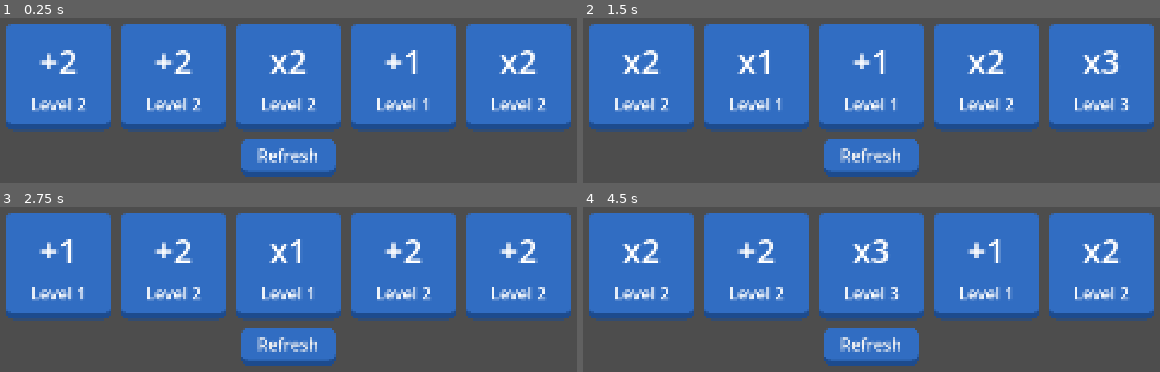
Above: before the commit, frames 1-4 (two rows, left to right).
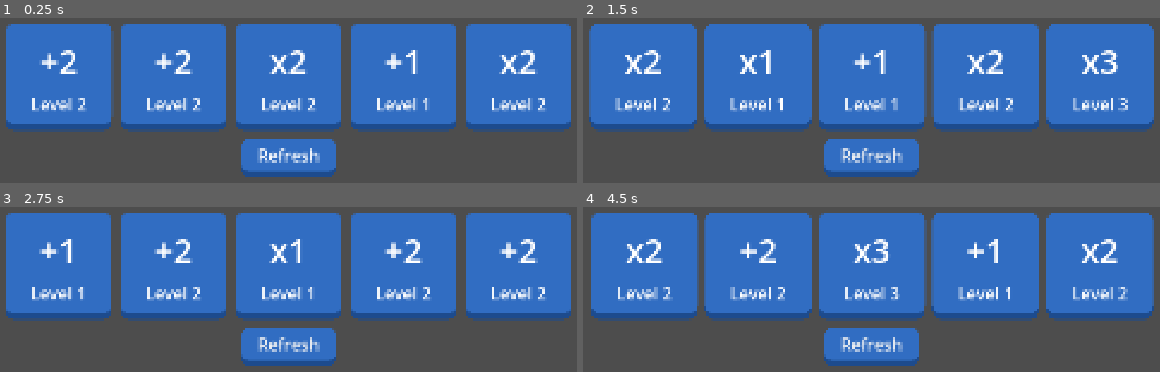
Above: after the commit, the same moments.

Repository: billyhawkes/card-game
Game: Godot game, scene res://scenes/game.tscn
The game is run twice, just before and just after one commit, with the same random seed, the same clock (stepped at 60 frames per second) and the same inputs.
Inputs (mouse positions are in pixels of both pictures, inside the frame that each line leads up to):
- Up to frame 1 (0.25 s): no input
- Up to frame 2 (1.5 s): click "Refresh" at 0.5 s; click "Refresh" at 1.25 s
- Up to frame 3 (2.75 s): click "Refresh" at 2 s
- Up to frame 4 (4.5 s): tap Enter at 2.75, 4.25 s; move the mouse to (1044, 266) at 2.77 s; press the mouse at (1044, 266) at 2.78 s; tap Space at 3.5 s; move the mouse to (709, 310) at 3.52 s; release the mouse at (709, 310) at 3.53 s; click (709, 310) at 3.6 s; move the mouse to (outside the picture) at 4.27 s; press the mouse at (outside the picture) at 4.28 s

The runs differ from the first frame. In frame 1, 1.0% of the frame differs, in the area x 1-59%, y 4-88%; in frame 2, 5.4%; in frame 3, 0.3%; in frame 4, 6.4%, in the area x 1-99%, y 3-88%.

Commit message:
feat: hand reordering (closes #1)

Diff:
--- /dev/null
+++ b/example.tscn
@@ -0,0 +1,191 @@
+[gd_scene load_steps=3 format=3 uid="uid://dfx24nntnppqp"]
+
+[ext_resource type="Script" path="res://addons/ReorderableContainer/reorderable_vbox.gd" id="2_no7x4"]
+[ext_resource type="Script" path="res://addons/ReorderableContainer/reorderable_hbox.gd" id="2_yek3h"]
+
+[node name="Example" type="ColorRect"]
+anchors_preset = 15
+anchor_right = 1.0
+anchor_bottom = 1.0
+grow_horizontal = 2
+grow_vertical = 2
+color = Color(0.113281, 0.132813, 0.160156, 1)
+
+[node name="VBoxContainer" type="VBoxContainer" parent="."]
+layout_mode = 1
+anchors_preset = 15
+anchor_right = 1.0
+anchor_bottom = 1.0
+offset_left = 23.0
+offset_top = 25.0
+offset_right = -23.0
+offset_bottom = -25.0
+grow_horizontal = 2
+grow_vertical = 2
+theme_override_constants/separation = 15
+
+[node name="HBoxContainer" type="HBoxContainer" parent="VBoxContainer"]
+layout_mode = 2
+size_flags_vertical = 3
+theme_override_constants/separation = 10
+
+[node name="Normal" type="Container" parent="VBoxContainer/HBoxContainer"]
+process_mode = 1
+custom_minimum_size = Vector2(0, 330)
+layout_mode = 2
+size_flags_horizontal = 3
+script = ExtResource("2_no7x4")
+is_vertical = true
+
+[node name="ColorRect" type="ColorRect" parent="VBoxContainer/HBoxContainer/Normal"]
+custom_minimum_size = Vector2(0, 50)
+layout_mode = 2
+mouse_filter = 1
+color = Color(0.835294, 0.203922, 0.203922, 1)
+
+[node name="ColorRect2" type="ColorRect" parent="VBoxContainer/HBoxContainer/Normal"]
+custom_minimum_size = Vector2(0, 125)
+layout_mode = 2
+mouse_filter = 1
+color = Color(0.831373, 0.498039, 0.203922, 1)
+
+[node name="ColorRect4" type="ColorRect" parent="VBoxContainer/HBoxContainer/Normal"]
+custom_minimum_size = Vector2(0, 50)
+layout_mode = 2
+mouse_filter = 1
+color = Color(0.827451, 0.627451, 0.203922, 1)
+
+[node name="ColorRect3" type="ColorRect" parent="VBoxContainer/HBoxContainer/Normal"]
+custom_minimum_size = Vector2(0, 75)
+layout_mode = 2
+mouse_filter = 1
+color = Color(0.792157, 0.823529, 0.203922, 1)
+
+[node name="ScrollContainer" type="ScrollContainer" parent="VBoxContainer/HBoxContainer"]
+layout_mode = 2
+size_flags_horizontal = 3
+
+[node name="Scroll" type="Container" parent="VBoxContainer/HBoxContainer/ScrollContainer" node_paths=PackedStringArray("scroll_container")]
+process_mode = 1
+custom_minimum_size = Vector2(0, 650)
+layout_mode = 2
+size_flags_horizontal = 3
+script = ExtResource("2_no7x4")
+is_vertical = true
+scroll_container = NodePath("..")
+
+[node name="ColorRect" type="ColorRect" parent="VBoxContainer/HBoxContainer/ScrollContainer/Scroll"]
+custom_minimum_size = Vector2(0, 100)
+layout_mode = 2
+mouse_filter = 1
+color = Color(0, 0.74902, 0.827451, 1)
+
+[node name="ColorRect2" type="ColorRect" parent="VBoxContainer/HBoxContainer/ScrollContainer/Scroll"]
+custom_minimum_size = Vector2(0, 100)
+layout_mode = 2
+mouse_filter = 1
+color = Color(0, 0.572549, 0.823529, 1)
+
+[node name="ColorRect4" type="ColorRect" parent="VBoxContainer/HBoxContainer/ScrollContainer/Scroll"]
+custom_minimum_size = Vector2(0, 100)
+layout_mode = 2
+mouse_filter = 1
+color = Color(0, 0.376471, 0.819608, 1)
+
+[node name="ColorRect3" type="ColorRect" parent="VBoxContainer/HBoxContainer/ScrollContainer/Scroll"]
+custom_minimum_size = Vector2(0, 100)
+layout_mode = 2
+mouse_filter = 1
+color = Color(0.0705882, 0.196078, 0.686275, 1)
+
+[node name="ColorRect5" type="ColorRect" parent="VBoxContainer/HBoxContainer/ScrollContainer/Scroll"]
+custom_minimum_size = Vector2(0, 100)
+layout_mode = 2
+mouse_filter = 1
+color = Color(0.176471, 0.105882, 0.670588, 1)
+
+[node name="ColorRect6" type="ColorRect" parent="VBoxContainer/HBoxContainer/ScrollContainer/Scroll"]
+custom_minimum_size = Vector2(0, 100)
+layout_mode = 2
+mouse_filter = 1
+color = Color(0.321569, 0.0705882, 0.686275, 1)
+
+[node name="ScrollContainer" type="ScrollContainer" parent="VBoxContainer"]
+custom_minimum_size = Vector2(0, 200)
+layout_mode = 2
+scroll_horizontal = 100
+horizontal_scroll_mode = 2
+vertical_scroll_mode = 0
+
+[node name="ReorderableHBox" type="Container" parent="VBoxContainer/ScrollContainer" node_paths=PackedStringArray("scroll_container")]
+process_mode = 1
+custom_minimum_size = Vector2(2090, 0)
+layout_mode = 2
+size_flags_horizontal = 3
+size_flags_vertical = 3
+script = ExtResource("2_yek3h")
+scroll_container = NodePath("..")
+
+[node name="ColorRect" type="ColorRect" parent="VBoxContainer/ScrollContainer/ReorderableHBox"]
+custom_minimum_size = Vector2(200, 0)
+layout_mode = 2
+mouse_filter = 1
+color = Color(0, 0.764706, 0.8, 1)
+
+[node name="ColorRect2" type="ColorRect" parent="VBoxContainer/ScrollContainer/ReorderableHBox"]
+custom_minimum_size = Vector2(200, 0)
+layout_mode = 2
+mouse_filter = 1
+color = Color(0, 0.592157, 0.796078, 1)
+
+[node name="ColorRect3" type="ColorRect" parent="VBoxContainer/ScrollContainer/ReorderableHBox"]
+custom_minimum_size = Vector2(200, 0)
+layout_mode = 2
+mouse_filter = 1
+color = Color(0, 0.403922, 0.792157, 1)
+
+[node name="ColorRect4" type="ColorRect" parent="VBoxContainer/ScrollContainer/ReorderableHBox"]
+custom_minimum_size = Vector2(200, 0)
+layout_mode = 2
+mouse_filter = 1
+color = Color(0.0862745, 0.262745, 0.678431, 1)
+
+[node name="ColorRect5" type="ColorRect" parent="VBoxContainer/ScrollContainer/ReorderableHBox"]
+custom_minimum_size = Vector2(200, 0)
+layout_mode = 2
+mouse_filter = 1
+color = Color(0, 0.121569, 0.788235, 1)
+
+[node name="ColorRect6" type="ColorRect" parent="VBoxContainer/ScrollContainer/ReorderableHBox"]
+custom_minimum_size = Vector2(200, 0)
+layout_mode = 2
+mouse_filter = 1
+color = Color(0.247059, 0, 0.784314, 1)
+
+[node name="ColorRect7" type="ColorRect" parent="VBoxContainer/ScrollContainer/ReorderableHBox"]
+custom_minimum_size = Vector2(200, 0)
+layout_mode = 2
+mouse_filter = 1
+color = Color(0.501961, 0, 0.780392, 1)
+
+[node name="ColorRect8" type="ColorRect" parent="VBoxContainer/ScrollContainer/ReorderableHBox"]
+custom_minimum_size = Vector2(200, 0)
+layout_mode = 2
+mouse_filter = 1
+color = Color(0.662745, 0, 0.776471, 1)
+
+[node name="ColorRect9" type="ColorRect" parent="VBoxContainer/ScrollContainer/ReorderableHBox"]
+custom_minimum_size = Vector2(200, 0)
+layout_mode = 2
+mouse_filter = 1
+color = Color(0.772549, 0, 0.705882, 1)
+
+[node name="ColorRect10" type="ColorRect" parent="VBoxContainer/ScrollContainer/ReorderableHBox"]
+custom_minimum_size = Vector2(200, 0)
+layout_mode = 2
+mouse_filter = 1
+color = Color(0.768627, 0, 0.360784, 1)
+
+[connection signal="sort_children" from="VBoxContainer/HBoxContainer/Normal" to="VBoxContainer/HBoxContainer/Normal" method="_on_sort_children"]
+[connection signal="sort_children" from="VBoxContainer/HBoxContainer/ScrollContainer/Scroll" to="VBoxContainer/HBoxContainer/ScrollContainer/Scroll" method="_on_sort_children"]
+[connection signal="sort_children" from="VBoxContainer/ScrollContainer/ReorderableHBox" to="VBoxContainer/ScrollContainer/ReorderableHBox" method="_on_sort_children"]
--- a/project.godot
+++ b/project.godot
@@ -21,9 +21,21 @@
 window/size/viewport_height=1080
 window/stretch/mode="canvas_items"
 
+[editor_plugins]
+
+enabled=PackedStringArray("res://addons/ReorderableContainer/plugin.cfg")
+
 [gui]
 
 theme/custom="uid://ui7apxl85t3v"
+
+[input]
+
+click={
+"deadzone": 0.2,
+"events": [Object(InputEventMouseButton,"resource_local_to_scene":false,"resource_name":"","device":-1,"window_id":0,"alt_pressed":false,"shift_pressed":false,"ctrl_pressed":false,"meta_pressed":false,"button_mask":0,"position":Vector2(0, 0),"global_position":Vector2(0, 0),"factor":1.0,"button_index":1,"canceled":false,"pressed":false,"double_click":false,"script":null)
+]
+}
 
 [rendering]
 
--- a/scenes/card.gd
+++ b/scenes/card.gd
@@ -1,5 +1,4 @@
 extends Control
-
 class_name Card
 
 enum CardType {
@@ -15,6 +14,11 @@
 
 const CARD = preload("res://scenes/card.tscn")
 
+var is_dragging := false
+var is_over := false
+var card_container: HandContainer
+var at_rest: bool = false
+
 func _init(_type: CardType = CardType.Add, _level: int = 1) -> void:
 	type = _type
 	level = _level
@@ -22,6 +26,7 @@
 func _ready() -> void:
 	value_label.text = label()
 	level_label.text = "Level " + str(level)
+	card_container = get_parent()
 
 static func create_card(type: CardType, level: int) -> Card:
 	var new_card: Card = CARD.instantiate()
@@ -37,3 +42,45 @@
 			return "x" + str(level)
 		_:
 			return ""
+
+func _process(delta: float) -> void:
+	handle_drag(delta)
+
+func handle_drag(delta: float) -> void:
+	if (is_over or is_dragging) and (card_container.dragging_card == null or card_container.dragging_card == self):
+		if Input.is_action_pressed("click"):
+			self.z_index = 100
+
+			# Reorder on hover
+			var closest_index = card_container.get_closest_position_to_cursor()
+			card_container.move_child(self, closest_index)
+
+			# Follow cursor
+			global_position = lerp(global_position, get_global_mouse_position() - size/2, 22 * delta)
+
+			is_dragging = true
+			at_rest = false
+			card_container.dragging_card = self
+		else:
+			move_to_rest(delta)
+			card_container.dragging_card = null
+			is_dragging = false
+	else:
+		move_to_rest(delta)
+
+func move_to_rest(delta: float) -> void:
+	if at_rest == true:
+		return
+	var resting_position = card_container.get_resting_position(self)
+	global_position = lerp(global_position, resting_position, 22 * delta)
+	if resting_position == global_position:
+		at_rest = true
+
+
+
+
+func _on_mouse_entered() -> void:
+	is_over = true
+
+func _on_mouse_exited() -> void:
+	is_over = false
--- a/scenes/card.tscn
+++ b/scenes/card.tscn
@@ -12,6 +12,7 @@
 level = 1
 
 [node name="Panel" type="Panel" parent="."]
+layout_mode = 0
 offset_right = 256.0
 offset_bottom = 256.0
 
@@ -36,3 +37,6 @@
 
 [node name="LevelLabel" type="Label" parent="Panel/VBoxContainer"]
 layout_mode = 2
+
+[connection signal="mouse_entered" from="Panel" to="." method="_on_mouse_entered"]
+[connection signal="mouse_exited" from="Panel" to="." method="_on_mouse_exited"]
--- a/scenes/game.gd
+++ b/scenes/game.gd
@@ -6,7 +6,7 @@
 var discard: Array[int] = []
 var hand: Array[int] = []
 
-@onready var hand_container: HBoxContainer = %HandContainer
+@onready var hand_container: Container = %HandContainer
 const CARD = preload("res://scenes/card.tscn")
 
 func _ready() -> void:
--- a/scenes/game.tscn
+++ b/scenes/game.tscn
@@ -1,6 +1,7 @@
-[gd_scene load_steps=2 format=3 uid="uid://b8upd5s60o0j6"]
+[gd_scene load_steps=3 format=3 uid="uid://b8upd5s60o0j6"]
 
 [ext_resource type="Script" uid="uid://cxltchabywlpj" path="res://scenes/game.gd" id="1_uwrxv"]
+[ext_resource type="Script" uid="uid://dq1ffuvjirpbu" path="res://scenes/hand_container.gd" id="2_yqjtg"]
 
 [node name="Game" type="Node2D"]
 script = ExtResource("1_uwrxv")
@@ -21,10 +22,13 @@
 grow_vertical = 2
 theme_override_constants/separation = 20
 
-[node name="HandContainer" type="HBoxContainer" parent="CanvasLayer/VBoxContainer"]
+[node name="HandContainer" type="Container" parent="CanvasLayer/VBoxContainer"]
 unique_name_in_owner = true
-custom_minimum_size = Vector2(1360, 256)
+custom_minimum_size = Vector2(0, 256)
 layout_mode = 2
+size_flags_horizontal = 4
+size_flags_vertical = 4
+script = ExtResource("2_yqjtg")
 
 [node name="RefreshButton" type="Button" parent="CanvasLayer/VBoxContainer"]
 layout_mode = 2
--- /dev/null
+++ b/scenes/hand_container.gd
@@ -0,0 +1,34 @@
+extends Container
+class_name HandContainer
+
+var dragging_card: Card = null
+var card_size = 256
+
+func get_resting_positions() -> Array[Vector2]:
+	var num_cards = get_child_count()
+	var positions: Array[Vector2] = []
+	for position in num_cards:
+		positions.append(Vector2(((global_position.x - (position * -(card_size + 20))) - card_size * num_cards / 2) - num_cards / 2 * 20, global_position.y))
+	return positions
+
+func get_resting_position(card: Card) -> Vector2:
+	var position = get_children().find(card)
+	var num_cards = get_child_count()
+	var parent_x = global_position.x
+	return Vector2(((parent_x - (position * -(card_size + 20))) - card_size * num_cards / 2) - num_cards / 2 * 20, global_position.y)
+
+func get_closest_position_to_cursor() -> int:
+	var closest_index = null
+	var closest_distance = null
+	var resting_positions = get_resting_positions()
+	for index in len(resting_positions):
+		var position = resting_positions[index]
+		var distance = get_global_mouse_position().distance_to(Vector2(position.x + card_size / 2, position.y + card_size / 2))
+		if closest_index == null:
+			closest_distance = distance
+			closest_index = index
+		else:
+			if distance < closest_distance:
+				closest_distance = distance
+				closest_index = index
+	return closest_index
Binary file added: icon.png
Not shown, added: icon.png.import
Not shown, added: scenes/hand_container.gd.uid
Not shown, added: LICENSE
Not shown, added: README.md
